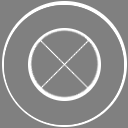
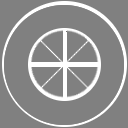
The second 128px x 128px image is a revision of the first. Changes to its layers:
painted on "Background" over (x1=30, y1=30, x2=99, y2=98)
